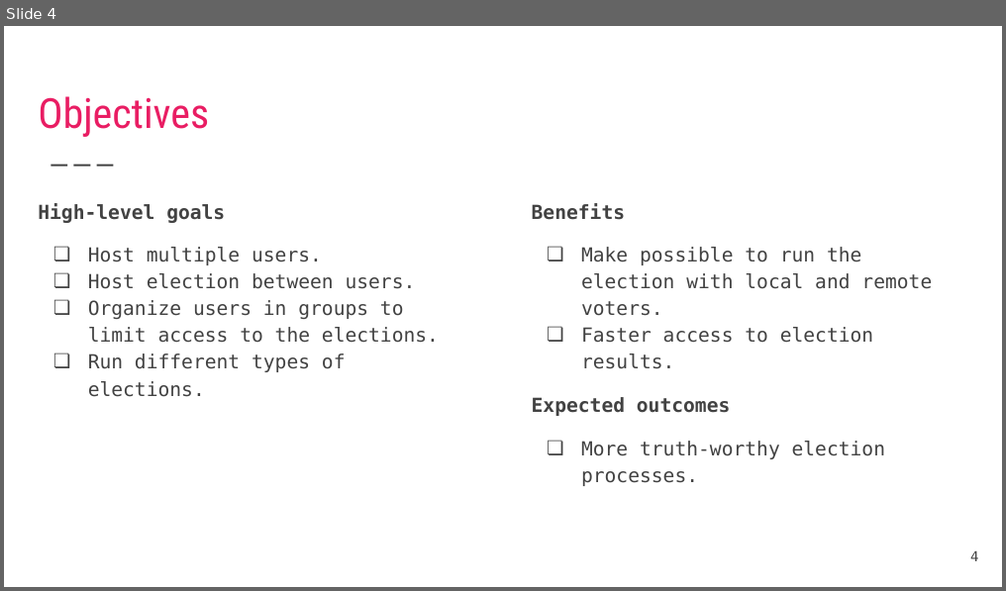
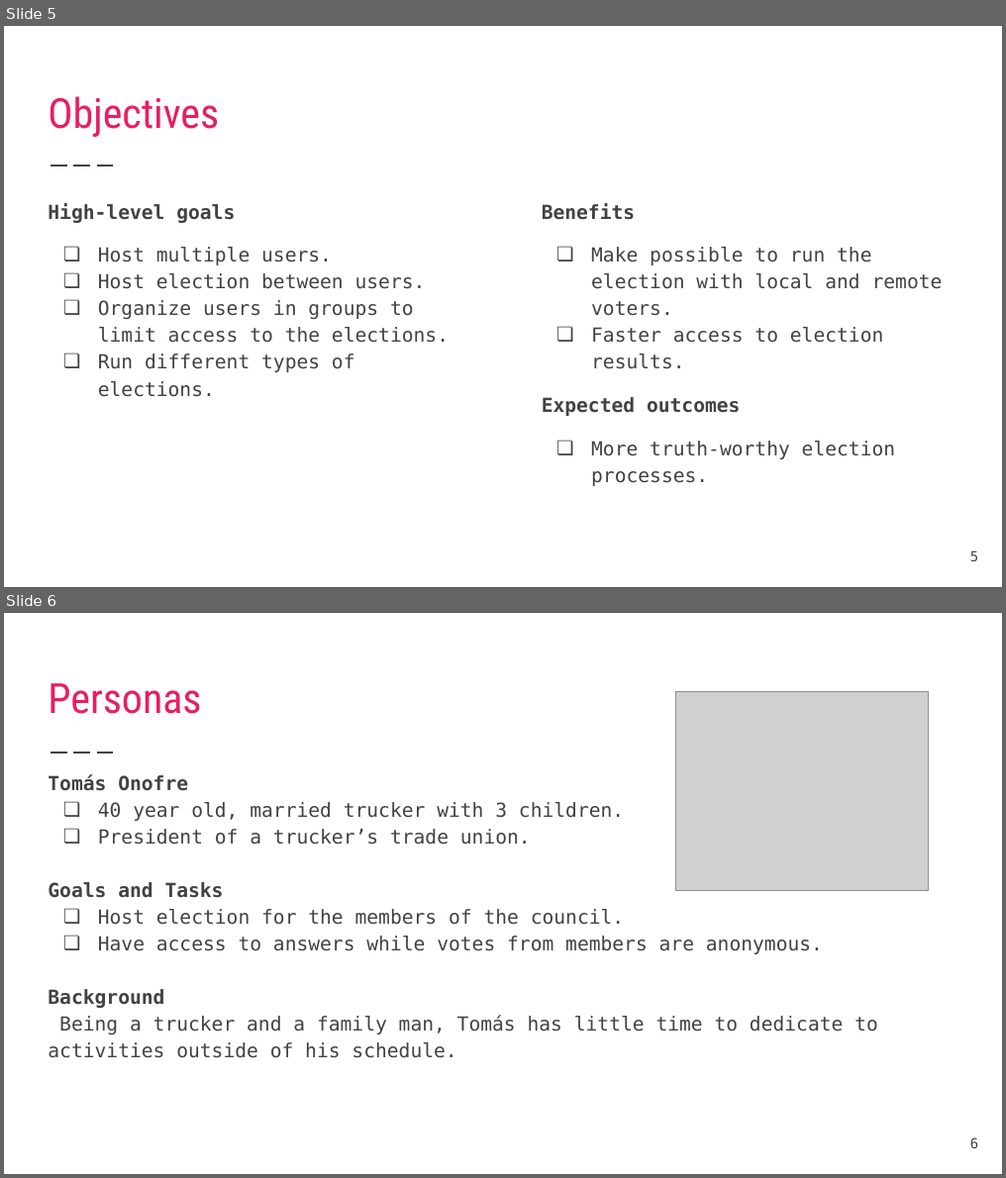
Before and after one commit to DavidAraujo98/ElectRight, a slide deck: documentation/IHC_Final_Presentation.pptx. Shown one above the other, each under a label of ours: slide 4 before the commit, slides 5 and 6 after it. The pictures are 1006x591 and 1006x1178 pixels, drawn with LibreOffice and Linux fonts; fonts in the diff are those of the drawing; grey boxes stand for pictures. Boxes give left, top, right and bottom in pixels: in the first picture for what was removed or moved away, otherwise in the second. Text is boxed around its words. In the diff, an @@ line names an element or a change of style, - is before the commit and + after.

```diff
--- a/documentation/IHC_Final_Presentation.pptx
+++ b/documentation/IHC_Final_Presentation.pptx
@@ slide 6 added at (x1=4, y1=613, x2=1002, y2=1174), background #FFFFFF; not listed: 1 template element that a slide beside it also shows @@
@@ title added at (x1=48, y1=683, x2=201, y2=714), 30 pt, text #E91D63 @@
+Personas
@@ picture added at (x1=675, y1=692, x2=928, y2=890) @@
@@ text added at (x1=48, y1=774, x2=878, y2=1059), 14 pt, text #424242 @@
+Tomás Onofre
+❏ 40 year old, married trucker with 3 children.
+❏ President of a trucker’s trade union.
+Goals and Tasks
+❏ Host election for the members of the council.
+❏ Have access to answers while votes from members are anonymous.
+Background
+Being a trucker and a family man, Tomás has little time to dedicate to activities outside of his schedule.
@@ page number added at (x1=970, y1=1138, x2=978, y2=1149), 10 pt, text #424242 @@
+6
@@ what was slide 4 is now slide 5 @@
@@ slide 5 changed as well @@
@@ 2 texts, 1 title moved together from (x1=38, y1=96, x2=932, y2=486) to (x1=48, y1=96, x2=943, y2=486) @@
@@ page number at (x1=970, y1=552, x2=978, y2=562): text changed @@
-4
+5
```
Also in this commit, not shown: 22 other slides changed, 9 other slides added, 2 slides removed, 20 other files.
